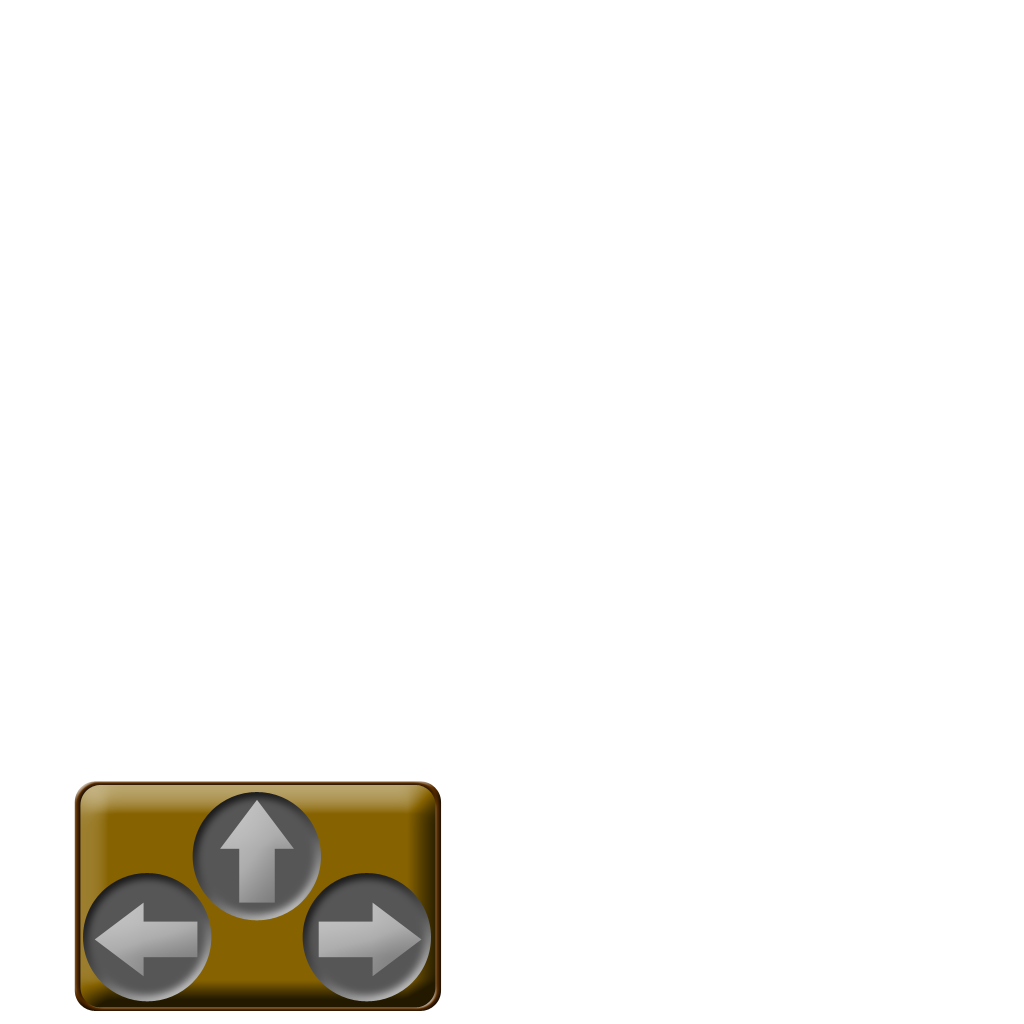
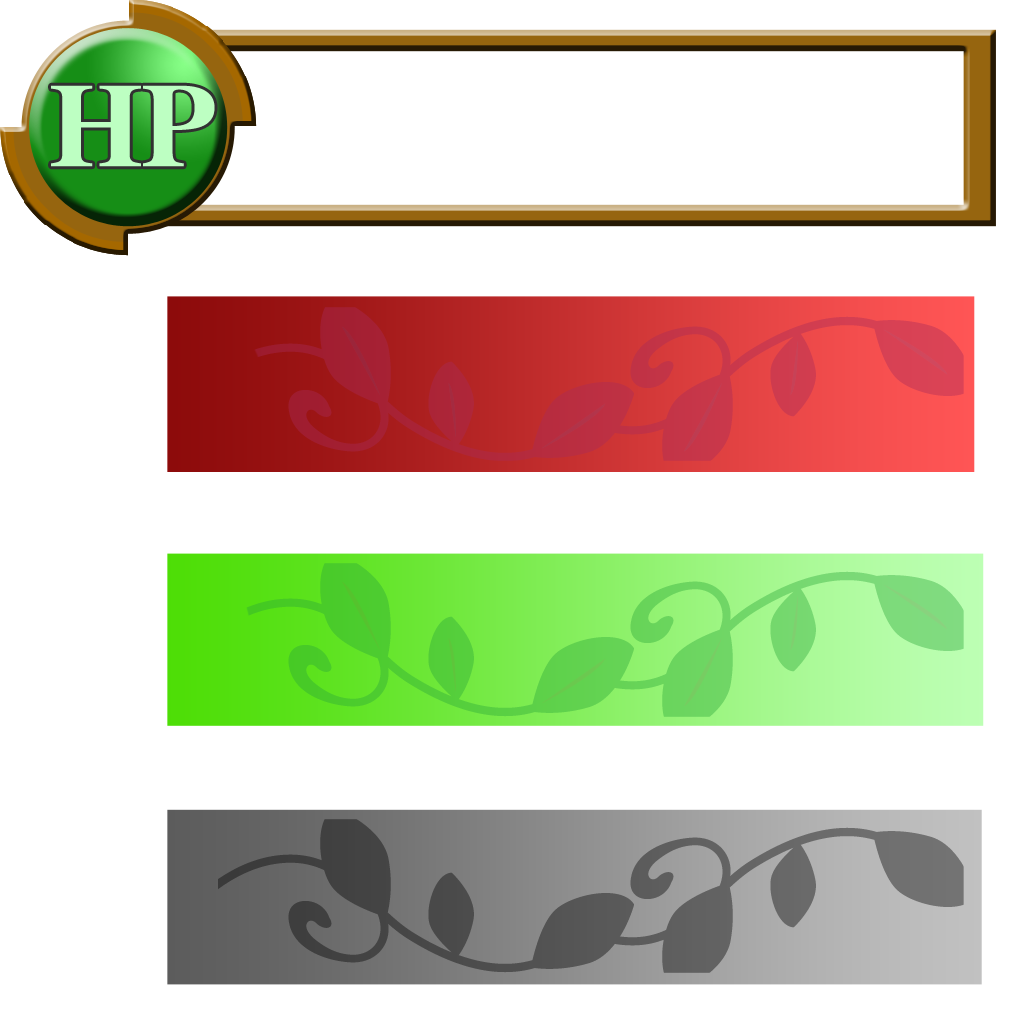
Comparing the layer stacks of the two 1024 × 1024 images. Changes:
moved "シェイプ 9 のコピー 2" into group "グループ 4" over [94, 902, 198, 977]
moved "シェイプ 9 のコピー" into group "グループ 4" over [318, 902, 422, 977]
moved "シェイプ 9" into group "グループ 4" over [220, 799, 294, 903]
moved "03 防御Up のコピー 2" into group "グループ 4" over [83, 792, 431, 1002]
moved "シェイプ 8 のコピー" into group "グループ 4" over [74, 781, 442, 1011]
moved "シェイプ 8" into group "グループ 4" over [79, 785, 437, 1010]
showed group "今のHP" (11 layers) over [0, 0, 996, 985]
painted on "レイヤー 5 のコピー 2" over [324, 307, 975, 462]
